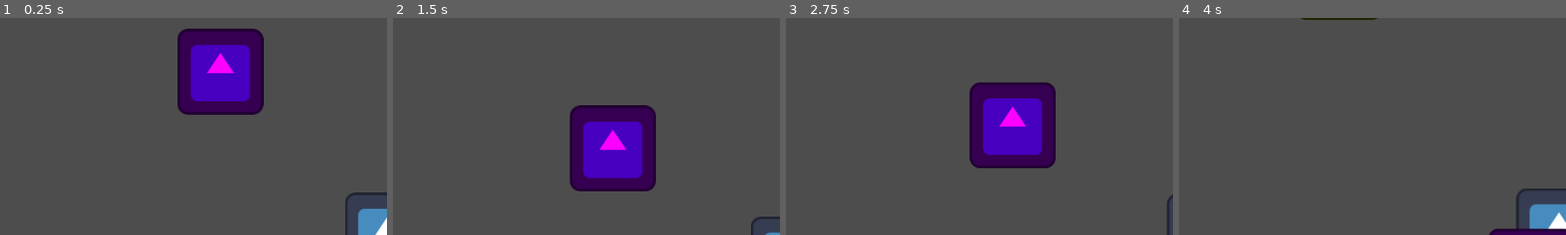
Above: before the commit, frames 1-4 (left to right).
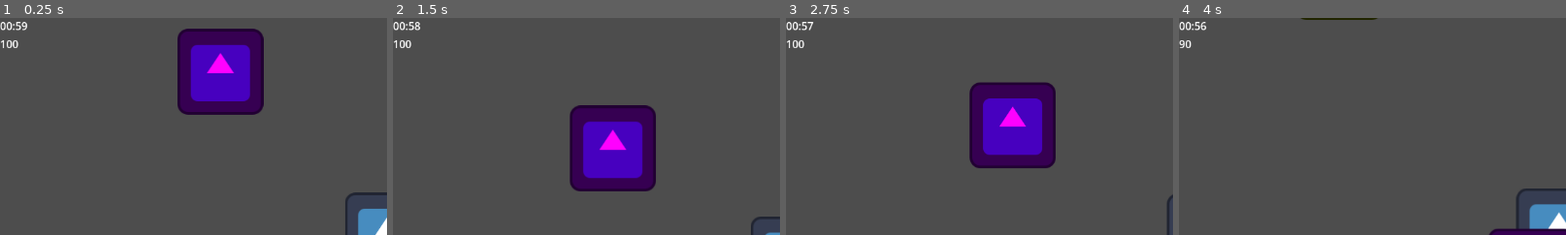
Above: after the commit, the same moments.

Repository: eloneonn/vampire-bubbles
Game: Godot game, scene res://scenes/game.tscn
The game is run twice, just before and just after one commit, with the same random seed, the same clock (stepped at 60 frames per second) and the same inputs. The engine's default icon, where the game draws it, is replaced by a stand-in: a white triangle on a blue panel in a dark square.
Inputs:
- Up to frame 1 (0.25 s): no input
- Up to frame 2 (1.5 s): hold D (right) 0.53-1.28 s; hold S (down) from 1.28 s (still down)
- Up to frame 3 (2.75 s): release S (down) at 2.03 s; hold D (right) from 2.03 s (still down)
- Up to frame 4 (4 s): release D (right) at 2.78 s; hold W (up) 2.78-3.53 s; hold A (left) from 3.53 s (still down)
The pictures show only the part of the screen within x 0-50%, y 0-50%; the shares and areas given below are measured in that part.

The runs differ from the first frame. In frame 1, 0.3% of the frame differs, in the area x 0-8%, y 1-14%; in frame 2, 0.3%; in frame 3, 0.3%; in frame 4, 0.3%.

Commit message:
timer and health in hud

Diff:
--- /dev/null
+++ b/scenes/game.gd
@@ -0,0 +1,8 @@
+extends Node2D
+
+@onready var label: Label = $Camera2D/HUD/MarginContainer/HBoxContainer/VBoxContainer/Lable
+
+# Called when the node enters the scene tree for the first time.
+func _ready() -> void:
+	GameManager.start_game()
+	pass # Replace with function body.
--- a/scenes/game.tscn
+++ b/scenes/game.tscn
@@ -1,11 +1,13 @@
-[gd_scene load_steps=5 format=3 uid="uid://bk4s5jhai7aah"]
+[gd_scene load_steps=6 format=3 uid="uid://bk4s5jhai7aah"]
 
 [ext_resource type="PackedScene" uid="uid://cf0knm48erqbj" path="res://scenes/player.tscn" id="1_id7p0"]
+[ext_resource type="Script" path="res://scenes/game.gd" id="1_imjcd"]
 [ext_resource type="Script" path="res://scripts/weapon.gd" id="2_e7nrq"]
-[ext_resource type="PackedScene" uid="uid://6763pew6gisq" path="res://scenes/enemy_1.tscn" id="3_katr8"]
-[ext_resource type="PackedScene" uid="uid://brcuxf7gihes6" path="res://scenes/bubble.tscn" id="4_4gnjh"]
+[ext_resource type="PackedScene" uid="uid://bhari8xjlev7o" path="res://scenes/enemy_1.tscn" id="3_katr8"]
+[ext_resource type="PackedScene" path="res://scenes/bubble.tscn" id="4_4gnjh"]
 
 [node name="Node2D" type="Node2D"]
+script = ExtResource("1_imjcd")
 
 [node name="Player" parent="." instance=ExtResource("1_id7p0")]
 scale = Vector2(0.991383, 1)
--- a/scenes/player.tscn
+++ b/scenes/player.tscn
@@ -24,6 +24,29 @@
 
 [node name="HUD" type="CanvasLayer" parent="Camera2D"]
 
+[node name="MarginContainer" type="MarginContainer" parent="Camera2D/HUD"]
+anchors_preset = 15
+anchor_right = 1.0
+anchor_bottom = 1.0
+grow_horizontal = 2
+grow_vertical = 2
+
+[node name="HBoxContainer" type="HBoxContainer" parent="Camera2D/HUD/MarginContainer"]
+layout_mode = 2
+
+[node name="VBoxContainer" type="VBoxContainer" parent="Camera2D/HUD/MarginContainer/HBoxContainer"]
+layout_mode = 2
+
+[node name="TimerLable" type="Label" parent="Camera2D/HUD/MarginContainer/HBoxContainer/VBoxContainer"]
+layout_mode = 2
+text = "perkele
+"
+vertical_alignment = 2
+
+[node name="HealthLable" type="Label" parent="Camera2D/HUD/MarginContainer/HBoxContainer/VBoxContainer"]
+layout_mode = 2
+vertical_alignment = 1
+
 [node name="Health" type="Node" parent="."]
 script = ExtResource("3_yall3")
 
--- a/scripts/game_manager.gd
+++ b/scripts/game_manager.gd
@@ -1,3 +1,29 @@
 extends Node
 
-var xp: float = 0
+var timer: Timer
+
+func start_game():
+	# Create a new Timer instance
+	timer = Timer.new()
+	# Set the timer's wait time to 60 seconds
+	timer.wait_time = 60
+	# Set the timer to one-shot mode
+	timer.one_shot = true
+	# Add the timer as a child of the current node
+	add_child(timer)
+	# Connect the timeout signal to a function
+	timer.timeout.connect(self._on_timer_timeout)	# Start the timer
+	timer.start()
+
+func get_time():
+	if timer and timer.time_left > 0:
+		# Calculate the remaining time
+		var time_left = int(timer.time_left)
+		var minutes = time_left / 60
+		var seconds = time_left % 60
+		# Update the label text
+		return "%02d:%02d" % [minutes, seconds]
+
+func _on_timer_timeout():
+	pass
+	# Perform any additional actions needed when the timer finishes
--- a/scripts/player.gd
+++ b/scripts/player.gd
@@ -2,7 +2,8 @@
 
 const speed = 300.0
 @onready var health: Health = $Health
-
+@onready var time_label: Label = $Camera2D/HUD/MarginContainer/HBoxContainer/VBoxContainer/TimerLable
+@onready var health_lable: Label = $Camera2D/HUD/MarginContainer/HBoxContainer/VBoxContainer/HealthLable
 func _ready():
 	health.MAX_HEALTH = PlayerManager.max_health
 
@@ -13,3 +14,9 @@
 
 func _on_health_health_depleted() -> void:
 	queue_free()
+
+# Called every frame. 'delta' is the elapsed time since the previous frame.
+func _process(delta: float) -> void:
+	time_label.text = GameManager.get_time()
+	health_lable.text = str(health.health)
+	pass
